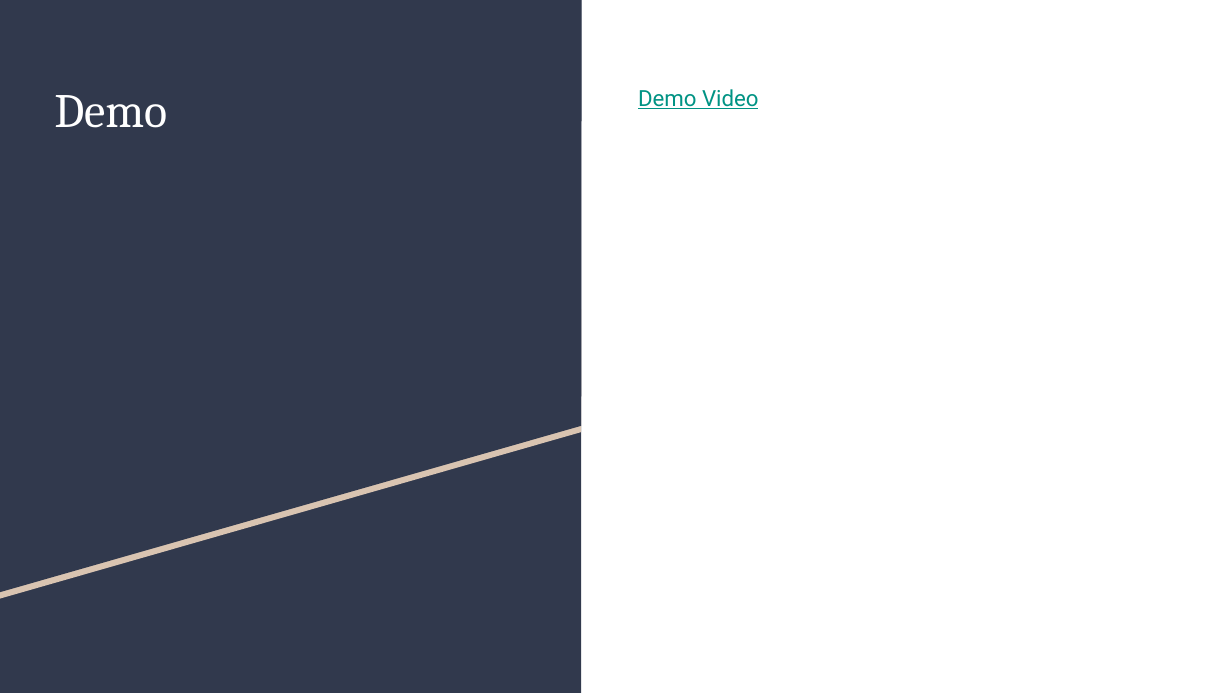
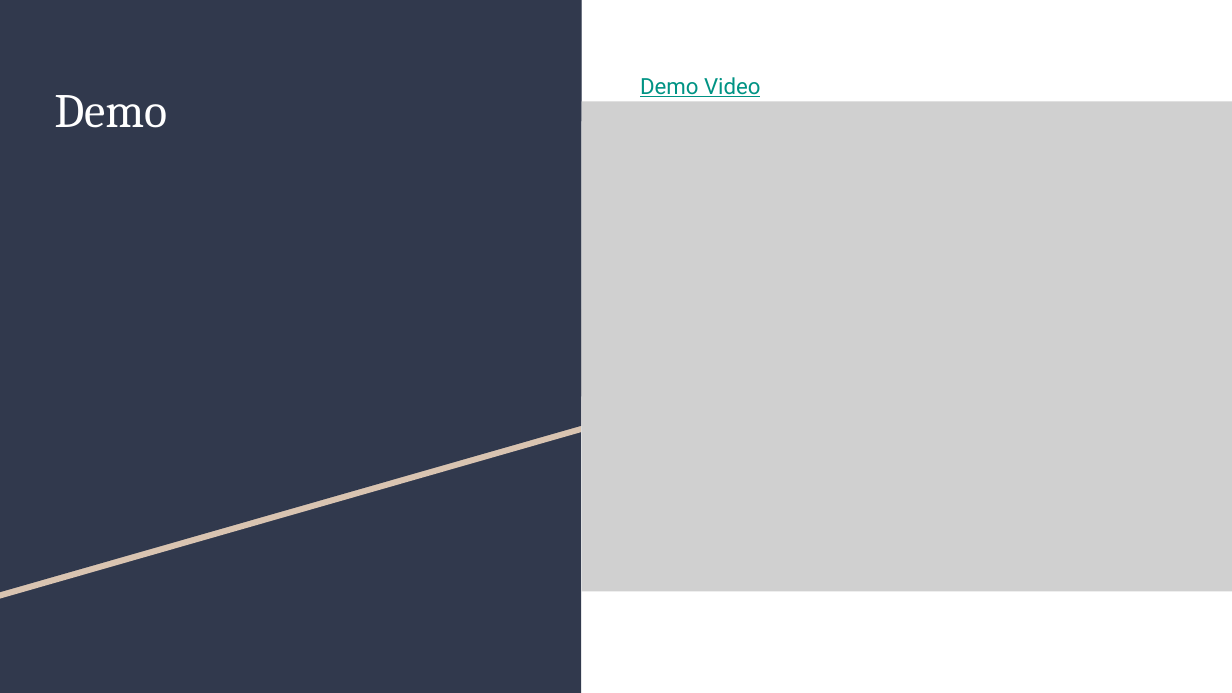
Before and after one commit to anti-dave/Restaurant_Diary, a slide deck: slide 6 of progress/11_16_week2/Progress Week 2.pptx. Drawn at 1232x693 pixels with LibreOffice and Linux fonts; fonts in the diff are those of the drawing; grey boxes stand for pictures. Boxes give left, top, right and bottom in pixels: in the first picture for what was removed or moved away, otherwise in the second. Text is boxed around its words. In the diff, an @@ line names an element or a change of style, - is before the commit and + after.

Commit message:
Update powerpoint

```diff
--- a/progress/11_16_week2/Progress Week 2.pptx
+++ b/progress/11_16_week2/Progress Week 2.pptx
@@ text "Demo Video": place and size @@
-text "Demo Video" at (638,89,759,109)
+text "Demo Video" at (640,77,761,97)
@@ picture added at (582,101,1232,591) @@
```
